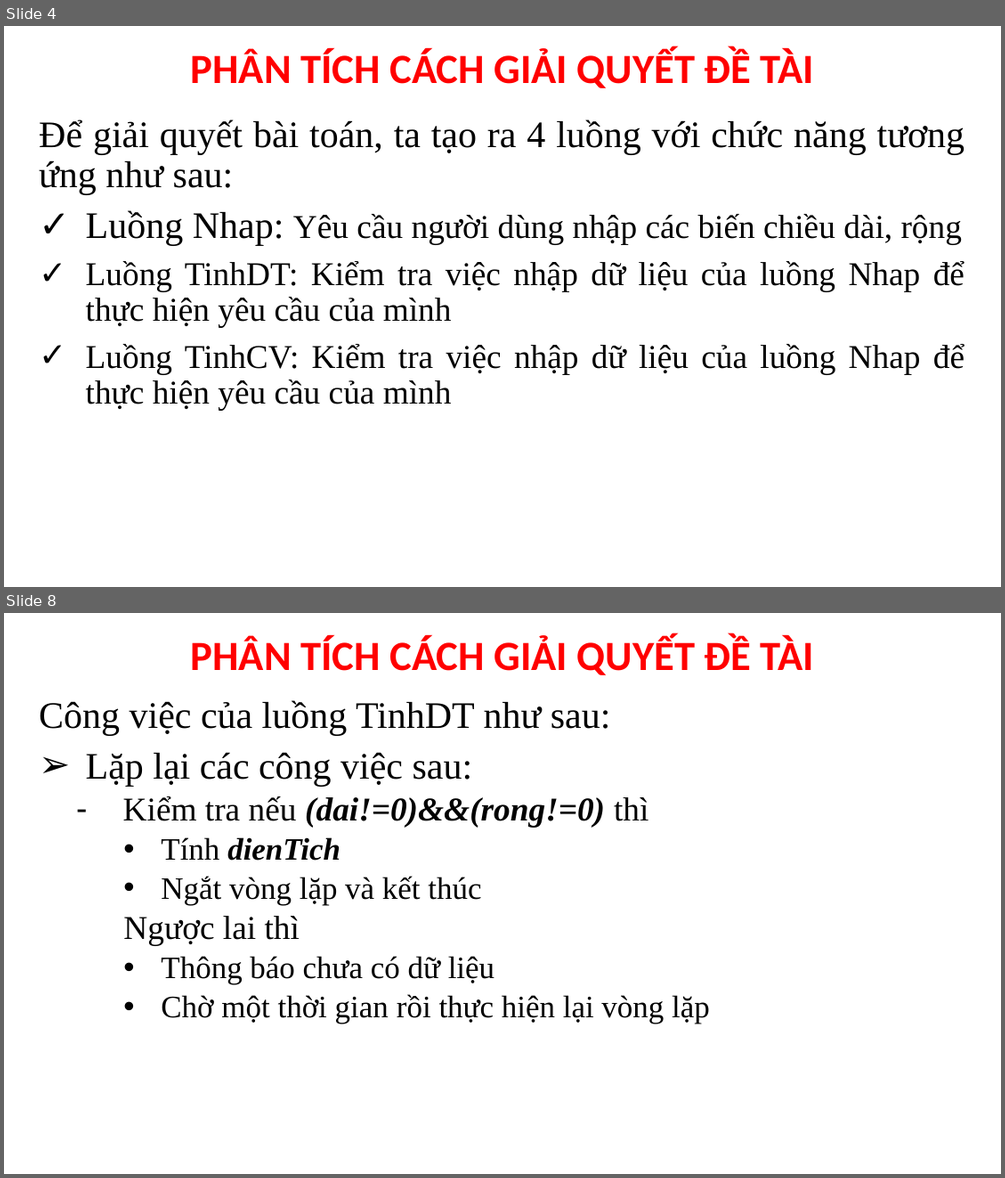
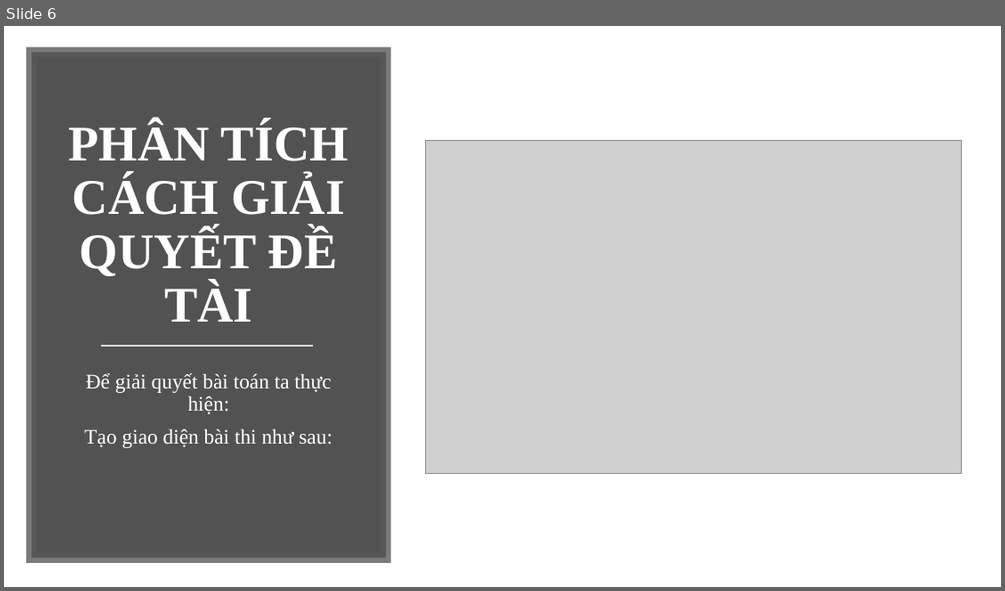
Before and after one commit to brucelee7/exam, a slide deck: SLIDE BAO CAO DE TAI.pptx. Shown one above the other, each under a label of ours: slides 4 and 8 before the commit, slide 6 after it; the slides between them are not shown. The pictures are 1005x1178 and 1005x591 pixels, drawn with LibreOffice and Linux fonts; fonts in the diff are those of the drawing; grey boxes stand for pictures. Boxes give left, top, right and bottom in pixels: in the first picture for what was removed or moved away, otherwise in the second. Text is boxed around its words. In the diff, an @@ line names an element or a change of style, - is before the commit and + after.

```diff
--- a/SLIDE BAO CAO DE TAI.pptx
+++ b/SLIDE BAO CAO DE TAI.pptx
@@ slide 8 removed at (4, 613, 1001, 1174), background #FFFFFF @@
@@ text removed at (191, 635, 814, 675) @@
-PHÂN TÍCH CÁCH GIẢI QUYẾT ĐỀ TÀI
@@ subtitle removed at (39, 700, 710, 1023) @@
-Công việc của luồng TinhDT như sau:
-➢ Lặp lại các công việc sau:
-  – Kiểm tra nếu (dai!=0)&&(rong!=0) thì
-    • Tính dienTich
-    • Ngắt vòng lặp và kết thúc
-  Ngược lai thì
-    • Thông báo chưa có dữ liệu
-    • Chờ một thời gian rồi thực hiện lại vòng lặp
@@ what was slide 4 is now slide 6 @@
@@ slide 6 changed as well @@
@@ rectangle added at (32, 52, 386, 557), fill #404040 at 90% opacity, outline #595959 10 pt @@
@@ text "PHÂN TÍCH CÁCH GIẢI QUYẾT ...": place and size @@
-text "PHÂN TÍCH CÁCH GIẢI QUYẾT ..." at (191, 48, 814, 88)
+text "PHÂN TÍCH CÁCH GIẢI QUYẾT ..." at (69, 122, 348, 321)
@@ text "PHÂN TÍCH CÁCH GIẢI QUYẾT ..." at (69, 122, 348, 321): size 40 to 48 pt, font Calibri to Times New Roman, text colour #FF0000 to #FFFFFF; more space between paragraphs @@
@@ picture added at (426, 140, 962, 473) @@
@@ line added from (101, 346) to (313, 346), #D9D9D9 1.75 pt @@
@@ subtitle at (84, 373, 332, 448): text changed; size 32 to 20 pt; text colour #000000 to #FFFFFF @@
-Để giải quyết bài toán, ta tạo ra 4 luồng với chức năng tương ứng như sau:
-✓ Luồng Nhap: Yêu cầu người dùng nhập các biến chiều dài, rộng
-✓ Luồng TinhDT: Kiểm tra việc nhập dữ liệu của luồng Nhap để thực hiện yêu cầu của mình
-✓ Luồng TinhCV: Kiểm tra việc nhập dữ liệu của luồng Nhap để thực hiện yêu cầu của mình
+Để giải quyết bài toán ta thực hiện:
+Tạo giao diện bài thi như sau:
```
Also in this commit, not shown: 3 other slides changed, 19 slides added, 6 other slides removed.
